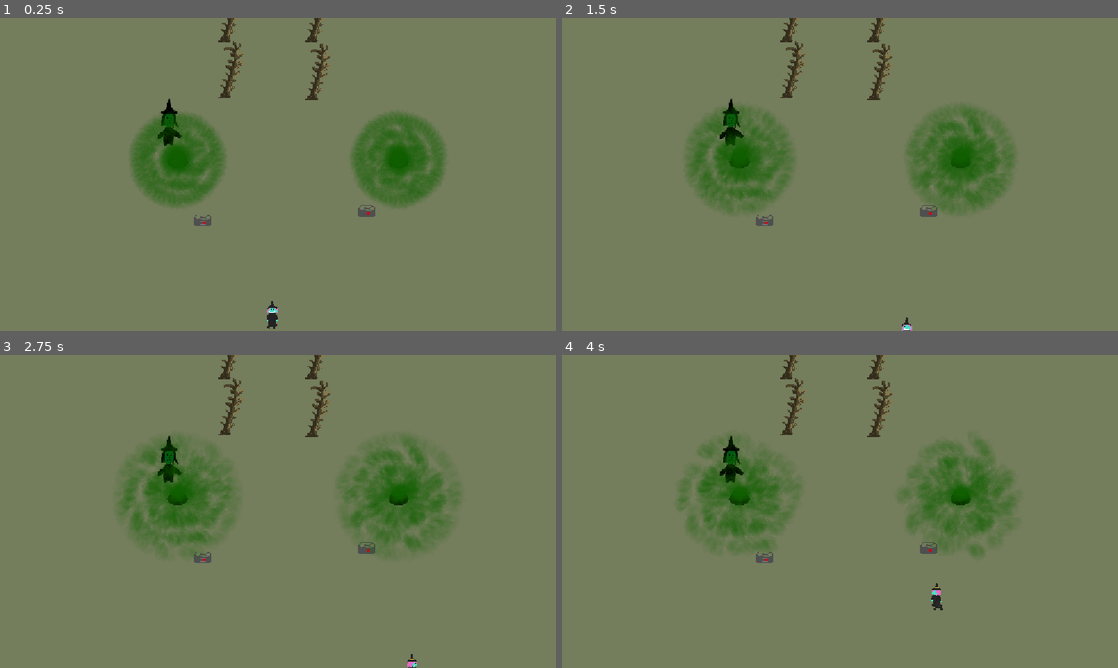
Above: before the commit, frames 1-4 (two rows, left to right).
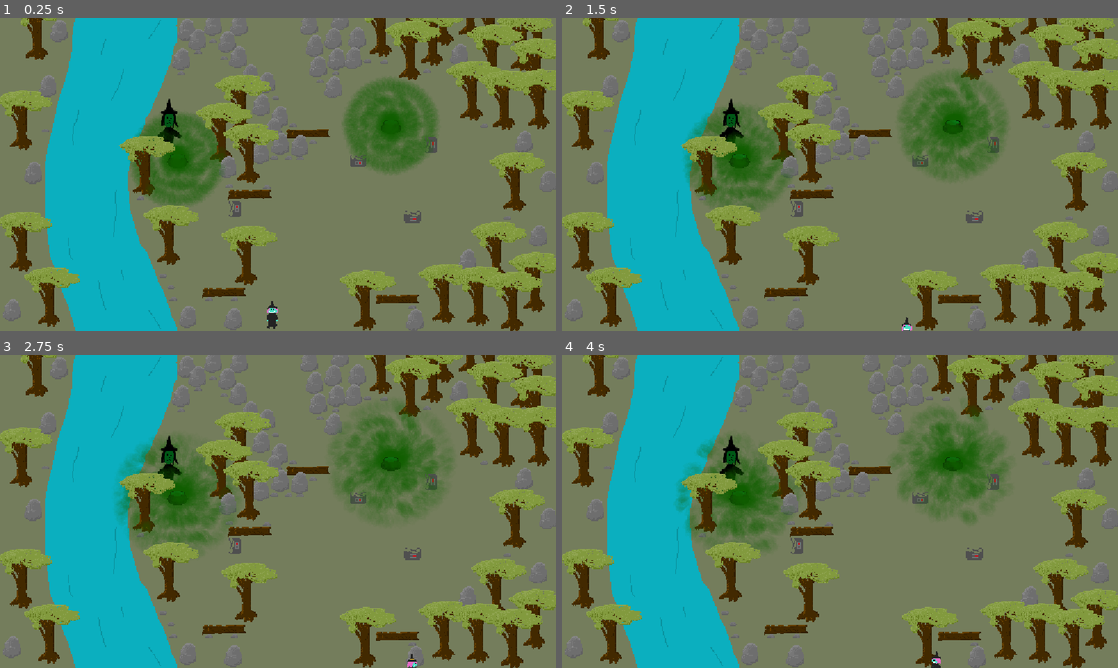
Above: after the commit, the same moments.

Repository: PeterMaidaRobot/Brewing-Game-Jam
Game: Godot game, scene res://scenes/levels/level_2.tscn
Two runs of this game, one before a commit and one after it. Both use one fixed random seed, a clock stepped at 60 frames per second and the inputs below. This scene is started directly instead of the project's main scene.
Inputs:
- Up to frame 1 (0.25 s): no input
- Up to frame 2 (1.5 s): hold Right (move_right) 0.53-1.28 s; tap Space (interact) at 0.6, 1.35 s; hold Down (move_down) from 1.28 s (still down)
- Up to frame 3 (2.75 s): release Down (move_down) at 2.03 s; hold Right (move_right) from 2.03 s (still down); tap Space (interact) at 2.1 s
- Up to frame 4 (4 s): release Right (move_right) at 2.78 s; hold Up (move_up) 2.78-3.53 s; tap Space (interact) at 2.85, 3.6 s; hold Left (move_left) from 3.53 s (still down)

The runs differ from the first frame. In frame 1, 43% of the frame differs, in the area x 0-100%, y 0-100%; in frame 2, 43%; in frame 3, 43%; in frame 4, 43%.

Commit message:
content with level 2

Diff:
--- a/scenes/cauldron.tscn
+++ b/scenes/cauldron.tscn
@@ -47,7 +47,7 @@
 shape = SubResource("CircleShape2D_a7jlv")
 
 [node name="SmokeTimer" type="Timer" parent="." unique_id=58284568]
-wait_time = 0.1
+wait_time = 0.05
 autostart = true
 
 [node name="SmokeSpawnLocation" type="Marker2D" parent="." unique_id=54031495]
--- a/scenes/levels/level_2.tscn
+++ b/scenes/levels/level_2.tscn
@@ -1,65 +1,382 @@
 [gd_scene format=3 uid="uid://50xx7uakn5r3"]
 
 [ext_resource type="Script" uid="uid://481gwrunmrln" path="res://scripts/levels/level_2.gd" id="1_8qukl"]
-[ext_resource type="PackedScene" uid="uid://bi6trsfuwy02x" path="res://scenes/log.tscn" id="1_ibugp"]
+[ext_resource type="Texture2D" uid="uid://bc4mon8a3po31" path="res://art/level_background.png" id="2_3p04p"]
 [ext_resource type="PackedScene" uid="uid://bh7itprriigm0" path="res://scenes/goal.tscn" id="2_8qukl"]
 [ext_resource type="PackedScene" uid="uid://d0mfjusp8jcmh" path="res://scenes/player.tscn" id="3_3p04p"]
+[ext_resource type="PackedScene" uid="uid://dxbl403mbroyc" path="res://scenes/tree1.tscn" id="4_nt80m"]
 [ext_resource type="PackedScene" uid="uid://cd5wqgh1joffo" path="res://scenes/witch.tscn" id="4_qsp8v"]
+[ext_resource type="PackedScene" uid="uid://ddve4y4m4xuvm" path="res://scenes/log1.tscn" id="5_brxtv"]
 [ext_resource type="PackedScene" uid="uid://bv4qqayneihhw" path="res://scenes/fan.tscn" id="5_nt80m"]
 [ext_resource type="PackedScene" uid="uid://dsiq3lr1rgl53" path="res://scenes/cauldron.tscn" id="6_brxtv"]
+[ext_resource type="PackedScene" uid="uid://dpae641xakvmh" path="res://scenes/rock1.tscn" id="6_tv7cl"]
+[ext_resource type="PackedScene" uid="uid://dssh2jb117enq" path="res://scenes/stone1.tscn" id="7_r88tb"]
 
 [node name="Level2" type="Node" unique_id=1898624200]
 script = ExtResource("1_8qukl")
 
-[node name="Background" type="ColorRect" parent="." unique_id=937023672]
-anchors_preset = 15
-anchor_right = 1.0
-anchor_bottom = 1.0
-grow_horizontal = 2
-grow_vertical = 2
-color = Color(0.45314705, 0.48958445, 0.3594718, 1)
-
-[node name="Logs" type="Node" parent="." unique_id=950533807]
-
-[node name="Log5" parent="Logs" unique_id=273279388 instance=ExtResource("1_ibugp")]
-position = Vector2(478, 107)
-
-[node name="Log6" parent="Logs" unique_id=649197478 instance=ExtResource("1_ibugp")]
-position = Vector2(478, -10)
-
-[node name="Log7" parent="Logs" unique_id=276326016 instance=ExtResource("1_ibugp")]
-position = Vector2(658, -10)
-
-[node name="Log8" parent="Logs" unique_id=1508674543 instance=ExtResource("1_ibugp")]
-position = Vector2(658, 112)
+[node name="Background" type="Sprite2D" parent="." unique_id=1367381211]
+position = Vector2(576, 324)
+texture = ExtResource("2_3p04p")
 
 [node name="Goal" parent="." unique_id=573352576 instance=ExtResource("2_8qukl")]
 position = Vector2(569, 30)
 scale = Vector2(5.8819265, 2.8393373)
 next_level_num = 99
 
-[node name="Player" parent="." unique_id=1573098926 instance=ExtResource("3_3p04p")]
+[node name="Y_Sorted_Sprites" type="Node2D" parent="." unique_id=618787090]
+y_sort_enabled = true
+
+[node name="Trees" type="Node2D" parent="Y_Sorted_Sprites" unique_id=1582273899]
+y_sort_enabled = true
+
+[node name="Tree1" parent="Y_Sorted_Sprites/Trees" unique_id=1624868308 instance=ExtResource("4_nt80m")]
+position = Vector2(78, 73)
+
+[node name="Tree2" parent="Y_Sorted_Sprites/Trees" unique_id=1816963053 instance=ExtResource("4_nt80m")]
+position = Vector2(46, 259)
+
+[node name="Tree3" parent="Y_Sorted_Sprites/Trees" unique_id=2114483927 instance=ExtResource("4_nt80m")]
+position = Vector2(46, 510)
+
+[node name="Tree4" parent="Y_Sorted_Sprites/Trees" unique_id=1898471688 instance=ExtResource("4_nt80m")]
+position = Vector2(919, 43)
+
+[node name="Tree5" parent="Y_Sorted_Sprites/Trees" unique_id=366472832 instance=ExtResource("4_nt80m")]
+position = Vector2(1083, 96)
+
+[node name="Tree6" parent="Y_Sorted_Sprites/Trees" unique_id=1989416974 instance=ExtResource("4_nt80m")]
+position = Vector2(979, 198)
+
+[node name="Tree7" parent="Y_Sorted_Sprites/Trees" unique_id=1562272317 instance=ExtResource("4_nt80m")]
+position = Vector2(1068, 386)
+
+[node name="Tree8" parent="Y_Sorted_Sprites/Trees" unique_id=509504386 instance=ExtResource("4_nt80m")]
+position = Vector2(1029, 531)
+
+[node name="Tree9" parent="Y_Sorted_Sprites/Trees" unique_id=1463440614 instance=ExtResource("4_nt80m")]
+position = Vector2(1109, 594)
+
+[node name="Tree10" parent="Y_Sorted_Sprites/Trees" unique_id=1888012006 instance=ExtResource("4_nt80m")]
+position = Vector2(992, 623)
+
+[node name="Tree11" parent="Y_Sorted_Sprites/Trees" unique_id=1427762303 instance=ExtResource("4_nt80m")]
+position = Vector2(1063, 634)
+
+[node name="Tree12" parent="Y_Sorted_Sprites/Trees" unique_id=881216740 instance=ExtResource("4_nt80m")]
+position = Vector2(758, 631)
+
+[node name="Tree13" parent="Y_Sorted_Sprites/Trees" unique_id=1357078656 instance=ExtResource("4_nt80m")]
+position = Vector2(975, 26)
+
+[node name="Tree14" parent="Y_Sorted_Sprites/Trees" unique_id=96162831 instance=ExtResource("4_nt80m")]
+position = Vector2(791, 66)
+
+[node name="Tree15" parent="Y_Sorted_Sprites/Trees" unique_id=567340934 instance=ExtResource("4_nt80m")]
+position = Vector2(853, 38)
+
+[node name="Tree16" parent="Y_Sorted_Sprites/Trees" unique_id=163593540 instance=ExtResource("4_nt80m")]
+position = Vector2(897, 85)
+
+[node name="Tree17" parent="Y_Sorted_Sprites/Trees" unique_id=280489637 instance=ExtResource("4_nt80m")]
+position = Vector2(1016, 53)
+
+[node name="Tree18" parent="Y_Sorted_Sprites/Trees" unique_id=2058207872 instance=ExtResource("4_nt80m")]
+position = Vector2(1114, 66)
+
+[node name="Tree19" parent="Y_Sorted_Sprites/Trees" unique_id=1423095653 instance=ExtResource("4_nt80m")]
+position = Vector2(1021, 122)
+
+[node name="Tree20" parent="Y_Sorted_Sprites/Trees" unique_id=292505402 instance=ExtResource("4_nt80m")]
+position = Vector2(1111, 151)
+
+[node name="Tree21" parent="Y_Sorted_Sprites/Trees" unique_id=347930883 instance=ExtResource("4_nt80m")]
+position = Vector2(1046, 217)
+
+[node name="Tree22" parent="Y_Sorted_Sprites/Trees" unique_id=1934447527 instance=ExtResource("4_nt80m")]
+position = Vector2(851, 115)
+
+[node name="Tree23" parent="Y_Sorted_Sprites/Trees" unique_id=1233932619 instance=ExtResource("4_nt80m")]
+position = Vector2(1118, 215)
+
+[node name="Tree24" parent="Y_Sorted_Sprites/Trees" unique_id=127787334 instance=ExtResource("4_nt80m")]
+position = Vector2(517, 328)
+
+[node name="Tree25" parent="Y_Sorted_Sprites/Trees" unique_id=1896372339 instance=ExtResource("4_nt80m")]
+position = Vector2(500, 227)
+
+[node name="Tree26" parent="Y_Sorted_Sprites/Trees" unique_id=1207656832 instance=ExtResource("4_nt80m")]
+position = Vector2(351, 497)
+
+[node name="Tree27" parent="Y_Sorted_Sprites/Trees" unique_id=636998282 instance=ExtResource("4_nt80m")]
+position = Vector2(512, 539)
+
+[node name="Tree28" parent="Y_Sorted_Sprites/Trees" unique_id=516672339 instance=ExtResource("4_nt80m")]
+position = Vector2(103, 625)
+
+[node name="Tree29" parent="Y_Sorted_Sprites/Trees" unique_id=1774304116 instance=ExtResource("4_nt80m")]
+position = Vector2(301, 353)
+
+[node name="Tree30" parent="Y_Sorted_Sprites/Trees" unique_id=1492130441 instance=ExtResource("4_nt80m")]
+position = Vector2(460, 285)
+
+[node name="Tree31" parent="Y_Sorted_Sprites/Trees" unique_id=1047431153 instance=ExtResource("4_nt80m")]
+position = Vector2(921, 618)
+
+[node name="Logs" type="Node2D" parent="Y_Sorted_Sprites" unique_id=2060331314]
+y_sort_enabled = true
+
+[node name="Log1" parent="Y_Sorted_Sprites/Logs" unique_id=95831242 instance=ExtResource("5_brxtv")]
+position = Vector2(637, 233)
+
+[node name="Log2" parent="Y_Sorted_Sprites/Logs" unique_id=596023902 instance=ExtResource("5_brxtv")]
+position = Vector2(517, 359)
+
+[node name="Log3" parent="Y_Sorted_Sprites/Logs" unique_id=1399718444 instance=ExtResource("5_brxtv")]
+position = Vector2(463, 562)
+
+[node name="Log4" parent="Y_Sorted_Sprites/Logs" unique_id=662022290 instance=ExtResource("5_brxtv")]
+position = Vector2(823, 576)
+
+[node name="Rocks" type="Node2D" parent="Y_Sorted_Sprites" unique_id=1974006930]
+y_sort_enabled = true
+
+[node name="Rock1" parent="Y_Sorted_Sprites/Rocks" unique_id=1472751596 instance=ExtResource("6_tv7cl")]
+position = Vector2(385, 28)
+
+[node name="Rock24" parent="Y_Sorted_Sprites/Rocks" unique_id=870041024 instance=ExtResource("6_tv7cl")]
+position = Vector2(121, 30)
+
+[node name="Rock25" parent="Y_Sorted_Sprites/Rocks" unique_id=2085989771 instance=ExtResource("6_tv7cl")]
+position = Vector2(98, 145)
+
+[node name="Rock26" parent="Y_Sorted_Sprites/Rocks" unique_id=937098932 instance=ExtResource("6_tv7cl")]
+position = Vector2(68, 324)
+
+[node name="Rock27" parent="Y_Sorted_Sprites/Rocks" unique_id=555446308 instance=ExtResource("6_tv7cl")]
+position = Vector2(24, 608)
+
+[node name="Rock28" parent="Y_Sorted_Sprites/Rocks" unique_id=1640900651 instance=ExtResource("6_tv7cl")]
+position = Vector2(388, 622)
+
+[node name="Rock29" parent="Y_Sorted_Sprites/Rocks" unique_id=602441902 instance=ExtResource("6_tv7cl")]
+position = Vector2(483, 626)
+
+[node name="Rock30" parent="Y_Sorted_Sprites/Rocks" unique_id=1138180940 instance=ExtResource("6_tv7cl")]
+position = Vector2(859, 628)
+
+[node name="Rock31" parent="Y_Sorted_Sprites/Rocks" unique_id=1948404655 instance=ExtResource("6_tv7cl")]
+position = Vector2(1115, 454)
+
+[node name="Rock32" parent="Y_Sorted_Sprites/Rocks" unique_id=1940048148 instance=ExtResource("6_tv7cl")]
+position = Vector2(1135, 342)
+
+[node name="Rock33" parent="Y_Sorted_Sprites/Rocks" unique_id=1265580942 instance=ExtResource("6_tv7cl")]
+position = Vector2(1085, 260)
+
+[node name="Rock34" parent="Y_Sorted_Sprites/Rocks" unique_id=582954589 instance=ExtResource("6_tv7cl")]
+position = Vector2(951, 79)
+
+[node name="Rock35" parent="Y_Sorted_Sprites/Rocks" unique_id=1804219390 instance=ExtResource("6_tv7cl")]
+position = Vector2(968, 505)
+
+[node name="Rock36" parent="Y_Sorted_Sprites/Rocks" unique_id=1420210120 instance=ExtResource("6_tv7cl")]
+position = Vector2(471, 312)
+
+[node name="Rock37" parent="Y_Sorted_Sprites/Rocks" unique_id=1041776741 instance=ExtResource("6_tv7cl")]
+position = Vector2(539, 283)
+
+[node name="Rock2" parent="Y_Sorted_Sprites/Rocks" unique_id=1140863765 instance=ExtResource("6_tv7cl")]
+position = Vector2(408, 48)
+
+[node name="Rock3" parent="Y_Sorted_Sprites/Rocks" unique_id=1183683419 instance=ExtResource("6_tv7cl")]
+position = Vector2(440, 18)
+
+[node name="Rock4" parent="Y_Sorted_Sprites/Rocks" unique_id=2009229522 instance=ExtResource("6_tv7cl")]
+position = Vector2(469, 53)
+
+[node name="Rock5" parent="Y_Sorted_Sprites/Rocks" unique_id=1978631253 instance=ExtResource("6_tv7cl")]
+position = Vector2(494, 18)
+
+[node name="Rock6" parent="Y_Sorted_Sprites/Rocks" unique_id=1613446351 instance=ExtResource("6_tv7cl")]
+position = Vector2(639, 17)
+
+[node name="Rock7" parent="Y_Sorted_Sprites/Rocks" unique_id=1276392416 instance=ExtResource("6_tv7cl")]
+position = Vector2(651, 61)
+
+[node name="Rock8" parent="Y_Sorted_Sprites/Rocks" unique_id=191779247 instance=ExtResource("6_tv7cl")]
+position = Vector2(689, 46)
+
+[node name="Rock9" parent="Y_Sorted_Sprites/Rocks" unique_id=1445901276 instance=ExtResource("6_tv7cl")]
+position = Vector2(704, 6)
+
+[node name="Rock10" parent="Y_Sorted_Sprites/Rocks" unique_id=1121634743 instance=ExtResource("6_tv7cl")]
+position = Vector2(739, 45)
+
+[node name="Rock11" parent="Y_Sorted_Sprites/Rocks" unique_id=1354124802 instance=ExtResource("6_tv7cl")]
+position = Vector2(696, 88)
+
+[node name="Rock12" parent="Y_Sorted_Sprites/Rocks" unique_id=1536217590 instance=ExtResource("6_tv7cl")]
+position = Vector2(731, 87)
+
+[node name="Rock13" parent="Y_Sorted_Sprites/Rocks" unique_id=1466112752 instance=ExtResource("6_tv7cl")]
+position = Vector2(658, 104)
+
+[node name="Rock14" parent="Y_Sorted_Sprites/Rocks" unique_id=1675553517 instance=ExtResource("6_tv7cl")]
+position = Vector2(493, 85)
+
+[node name="Rock15" parent="Y_Sorted_Sprites/Rocks" unique_id=1985453144 instance=ExtResource("6_tv7cl")]
+position = Vector2(375, 89)
+
+[node name="Rock16" parent="Y_Sorted_Sprites/Rocks" unique_id=1059431192 instance=ExtResource("6_tv7cl")]
+position = Vector2(517, 122)
+
+[node name="Rock17" parent="Y_Sorted_Sprites/Rocks" unique_id=734971794 instance=ExtResource("6_tv7cl")]
+position = Vector2(551, 137)
+
+[node name="Rock18" parent="Y_Sorted_Sprites/Rocks" unique_id=1895284389 instance=ExtResource("6_tv7cl")]
+position = Vector2(541, 184)
+
+[node name="Rock19" parent="Y_Sorted_Sprites/Rocks" unique_id=1312871020 instance=ExtResource("6_tv7cl")]
+position = Vector2(690, 147)
+
+[node name="Rock20" parent="Y_Sorted_Sprites/Rocks" unique_id=1309655484 instance=ExtResource("6_tv7cl")]
+position = Vector2(578, 208)
+
+[node name="Rock21" parent="Y_Sorted_Sprites/Rocks" unique_id=867764377 instance=ExtResource("6_tv7cl")]
+position = Vector2(620, 268)
+
+[node name="Rock22" parent="Y_Sorted_Sprites/Rocks" unique_id=712015595 instance=ExtResource("6_tv7cl")]
+position = Vector2(565, 234)
+
+[node name="Rock23" parent="Y_Sorted_Sprites/Rocks" unique_id=173043144 instance=ExtResource("6_tv7cl")]
+position = Vector2(580, 264)
+
+[node name="Stones" type="Node2D" parent="Y_Sorted_Sprites" unique_id=180407633]
+y_sort_enabled = true
+
+[node name="Stone1" parent="Y_Sorted_Sprites/Stones" unique_id=117641414 instance=ExtResource("7_r88tb")]
+position = Vector2(648, 256)
+
+[node name="Stone2" parent="Y_Sorted_Sprites/Stones" unique_id=1949088329 instance=ExtResource("7_r88tb")]
+position = Vector2(607, 221)
+
+[node name="Stone3" parent="Y_Sorted_Sprites/Stones" unique_id=1212825343 instance=ExtResource("7_r88tb")]
+position = Vector2(568, 288)
+
+[node name="Stone4" parent="Y_Sorted_Sprites/Stones" unique_id=994963129 instance=ExtResource("7_r88tb")]
+position = Vector2(598, 289)
+
+[node name="Stone5" parent="Y_Sorted_Sprites/Stones" unique_id=1377492835 instance=ExtResource("7_r88tb")]
+position = Vector2(622, 290)
+
+[node name="Stone6" parent="Y_Sorted_Sprites/Stones" unique_id=514245928 instance=ExtResource("7_r88tb")]
+position = Vector2(553, 349)
+
+[node name="Stone7" parent="Y_Sorted_Sprites/Stones" unique_id=1377288016 instance=ExtResource("7_r88tb")]
+position = Vector2(854, 598)
+
+[node name="Stone8" parent="Y_Sorted_Sprites/Stones" unique_id=1909021268 instance=ExtResource("7_r88tb")]
+position = Vector2(337, 533)
+
+[node name="Stone9" parent="Y_Sorted_Sprites/Stones" unique_id=1839516482 instance=ExtResource("7_r88tb")]
+position = Vector2(354, 556)
+
+[node name="Stone10" parent="Y_Sorted_Sprites/Stones" unique_id=2077969729 instance=ExtResource("7_r88tb")]
+position = Vector2(359, 581)
+
+[node name="Stone11" parent="Y_Sorted_Sprites/Stones" unique_id=820659448 instance=ExtResource("7_r88tb")]
+position = Vector2(433, 581)
+
+[node name="Stone12" parent="Y_Sorted_Sprites/Stones" unique_id=1232609477 instance=ExtResource("7_r88tb")]
+position = Vector2(486, 581)
+
+[node name="Stone13" parent="Y_Sorted_Sprites/Stones" unique_id=809314454 instance=ExtResource("7_r88tb")]
+position = Vector2(291, 372)
+
+[node name="Stone14" parent="Y_Sorted_Sprites/Stones" unique_id=1486115696 instance=ExtResource("7_r88tb")]
+position = Vector2(375, 113)
+
+[node name="Stone15" parent="Y_Sorted_Sprites/Stones" unique_id=1911062582 instance=ExtResource("7_r88tb")]
+position = Vector2(410, 70)
+
+[node name="Stone16" parent="Y_Sorted_Sprites/Stones" unique_id=350950509 instance=ExtResource("7_r88tb")]
+position = Vector2(441, 47)
+
+[node name="Stone17" parent="Y_Sorted_Sprites/Stones" unique_id=553124512 instance=ExtResource("7_r88tb")]
+position = Vector2(464, 82)
+
+[node name="Stone18" parent="Y_Sorted_Sprites/Stones" unique_id=2025326769 instance=ExtResource("7_r88tb")]
+position = Vector2(761, 88)
+
+[node name="Stone19" parent="Y_Sorted_Sprites/Stones" unique_id=1114523767 instance=ExtResource("7_r88tb")]
+position = Vector2(796, 90)
+
+[node name="Stone20" parent="Y_Sorted_Sprites/Stones" unique_id=28577028 instance=ExtResource("7_r88tb")]
+position = Vector2(695, 113)
+
+[node name="Stone21" parent="Y_Sorted_Sprites/Stones" unique_id=1446263378 instance=ExtResource("7_r88tb")]
+position = Vector2(663, 130)
+
+[node name="Stone22" parent="Y_Sorted_Sprites/Stones" unique_id=1974608803 instance=ExtResource("7_r88tb")]
+position = Vector2(571, 164)
+
+[node name="Stone23" parent="Y_Sorted_Sprites/Stones" unique_id=771629896 instance=ExtResource("7_r88tb")]
+position = Vector2(1003, 222)
+
+[node name="Stone24" parent="Y_Sorted_Sprites/Stones" unique_id=833500199 instance=ExtResource("7_r88tb")]
+position = Vector2(884, 109)
+
+[node name="Stone25" parent="Y_Sorted_Sprites/Stones" unique_id=962834529 instance=ExtResource("7_r88tb")]
+position = Vector2(1051, 413)
+
+[node name="Stone26" parent="Y_Sorted_Sprites/Stones" unique_id=1340888950 instance=ExtResource("7_r88tb")]
+position = Vector2(475, 347)
+
+[node name="Stone27" parent="Y_Sorted_Sprites/Stones" unique_id=351949640 instance=ExtResource("7_r88tb")]
+position = Vector2(94, 232)
+
+[node name="Player" parent="Y_Sorted_Sprites" unique_id=1573098926 instance=ExtResource("3_3p04p")]
+y_sort_enabled = true
 position = Vector2(565, 614)
-scale = Vector2(1, 1)
-
-[node name="Witch" parent="." unique_id=2028683889 instance=ExtResource("4_qsp8v")]
+
+[node name="Witch" parent="Y_Sorted_Sprites" unique_id=2028683889 instance=ExtResource("4_qsp8v")]
+y_sort_enabled = true
 position = Vector2(354, 232.99997)
 
-[node name="Fan" parent="." unique_id=151114730 instance=ExtResource("5_nt80m")]
-position = Vector2(761, 393.99997)
+[node name="Fan" parent="Y_Sorted_Sprites" unique_id=151114730 instance=ExtResource("5_nt80m")]
+y_sort_enabled = true
+position = Vector2(856, 405)
 scale = Vector2(1.233, 1.234)
 child_breeze_dir = Vector2(0, -1)
 
-[node name="Fan2" parent="." unique_id=332748582 instance=ExtResource("5_nt80m")]
-position = Vector2(421, 413)
+[node name="Fan2" parent="Y_Sorted_Sprites" unique_id=1730311156 instance=ExtResource("5_nt80m")]
+y_sort_enabled = true
+position = Vector2(886, 262)
+rotation = -1.5707964
+scale = Vector2(1.233, 1.234)
+child_breeze_dir = Vector2(-1, 0)
+
+[node name="Fan3" parent="Y_Sorted_Sprites" unique_id=332748582 instance=ExtResource("5_nt80m")]
+y_sort_enabled = true
+position = Vector2(743, 289)
 scale = Vector2(1.233, 1.234)
 child_breeze_dir = Vector2(0, -1)
 
-[node name="Cauldron" parent="." unique_id=1046902203 instance=ExtResource("6_brxtv")]
+[node name="Fan4" parent="Y_Sorted_Sprites" unique_id=1059953637 instance=ExtResource("5_nt80m")]
+y_sort_enabled = true
+position = Vector2(479.99997, 394)
+rotation = -1.5707964
+scale = Vector2(1.233, 1.234)
+child_breeze_dir = Vector2(-1, 0)
+
+[node name="Cauldron" parent="Y_Sorted_Sprites" unique_id=1046902203 instance=ExtResource("6_brxtv")]
+y_sort_enabled = true
 position = Vector2(368, 293)
 
-[node name="Cauldron2" parent="." unique_id=1955953847 instance=ExtResource("6_brxtv")]
-position = Vector2(826, 293)
+[node name="Cauldron2" parent="Y_Sorted_Sprites" unique_id=1955953847 instance=ExtResource("6_brxtv")]
+y_sort_enabled = true
+position = Vector2(810, 223)
 
 [connection signal="win_game" from="Goal" to="." method="_on_goal_win_game"]
-[connection signal="lose_game" from="Player" to="." method="_on_player_lose_game"]
+[connection signal="lose_game" from="Y_Sorted_Sprites/Player" to="." method="_on_player_lose_game"]
